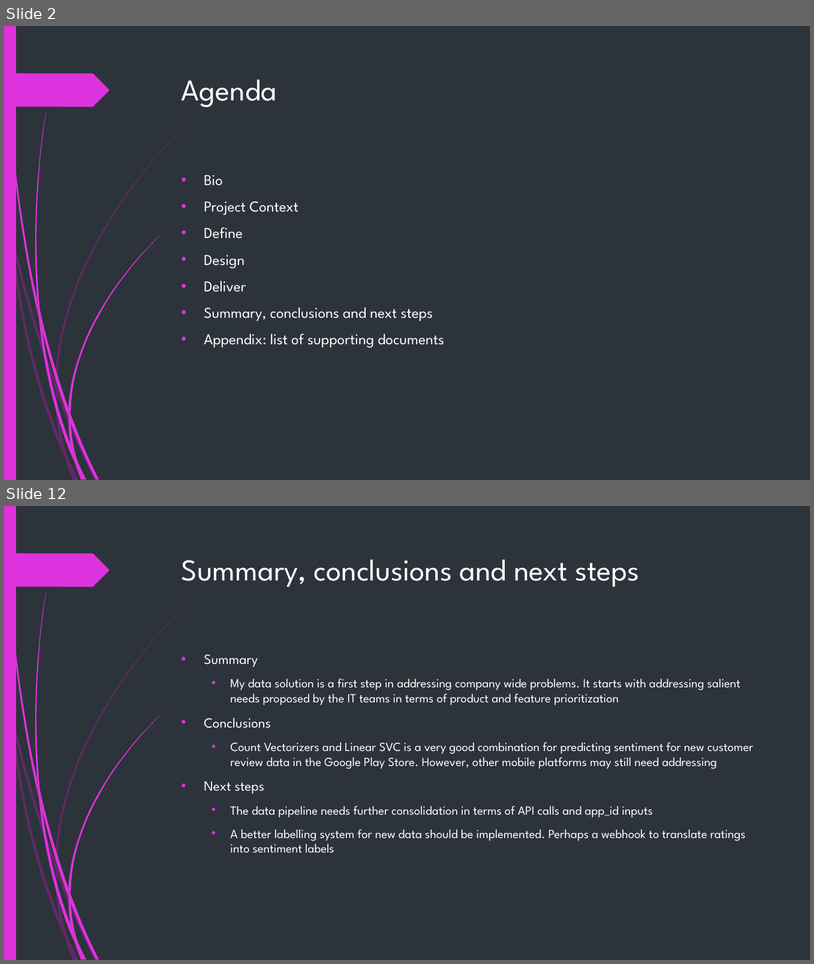
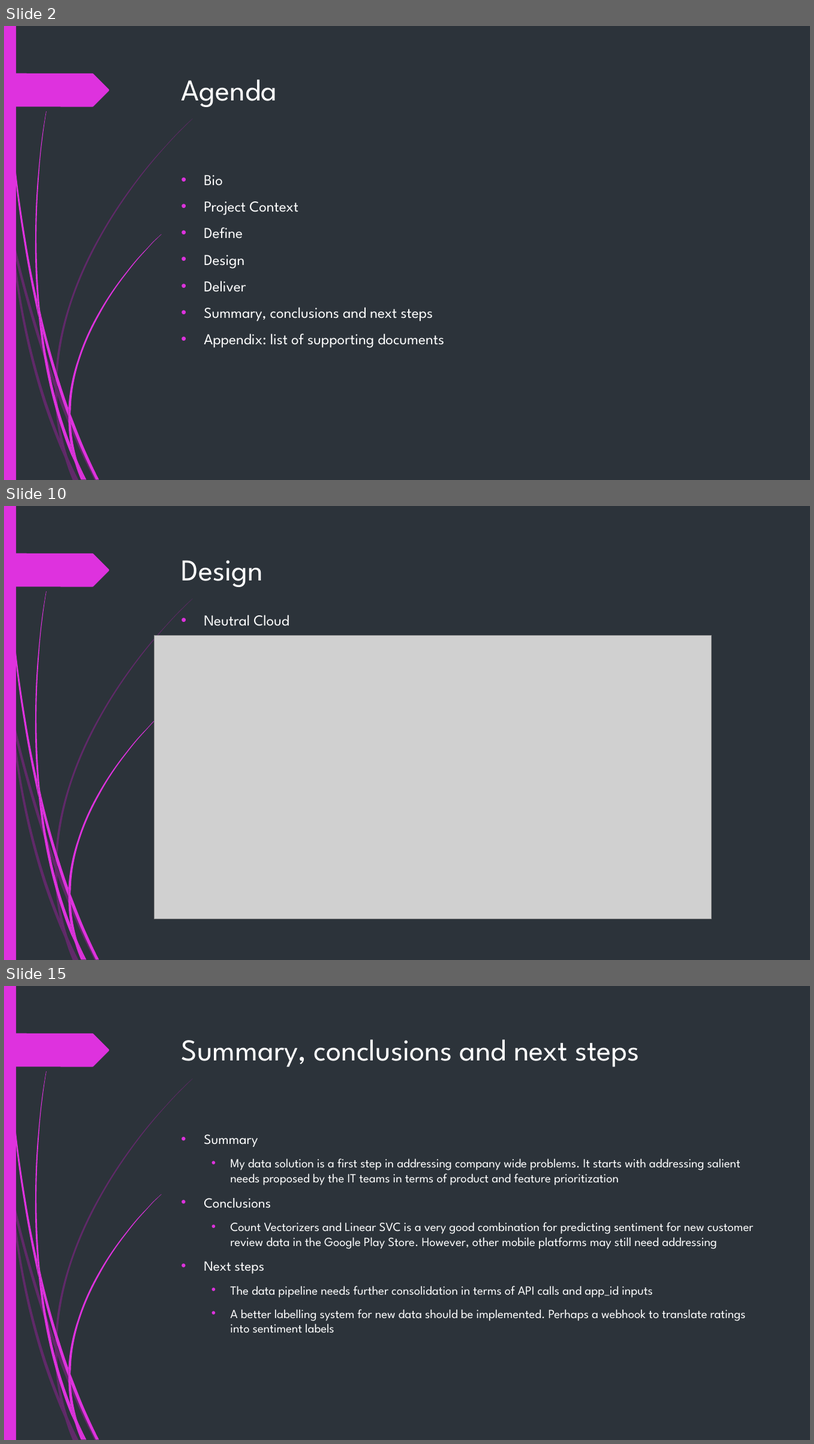
Before and after one commit to isaackarwailow/capstone-project, a slide deck: Capstone Project 2021.pptx. Shown one above the other, each under a label of ours: slides 2 and 12 before the commit, slides 2, 10 and 15 after it; the slides between them are not shown. The pictures are 814x964 and 814x1444 pixels, drawn with LibreOffice and Linux fonts; fonts in the diff are those of the drawing; grey boxes stand for pictures. Boxes give left, top, right and bottom in pixels: in the first picture for what was removed or moved away, otherwise in the second. Text is boxed around its words. In the diff, an @@ line names an element or a change of style, - is before the commit and + after.

```diff
--- a/Capstone Project 2021.pptx
+++ b/Capstone Project 2021.pptx
@@ slide 10 added at [4, 506, 810, 960], background #2C333A; not listed: 24 template elements that a slide beside it also shows @@
@@ title added at [182, 560, 263, 587], 36 pt, text #FFFFFF @@
+Design
@@ text added at [204, 615, 290, 626], 18 pt, text #FFFFFF @@
+• Neutral Cloud
@@ picture added at [155, 636, 712, 919] @@
@@ what was slide 12 is now slide 15 @@
```
Also in this commit, not shown: 8 slides changed, 4 other slides added, 2 slides removed.
